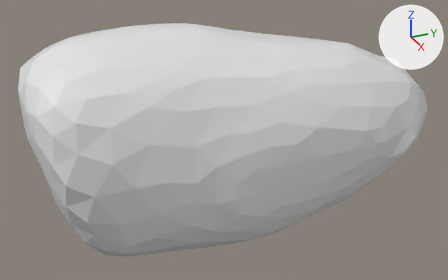
One commit to the OBJ model models/viewmodel.obj: the scene before it, then after it.
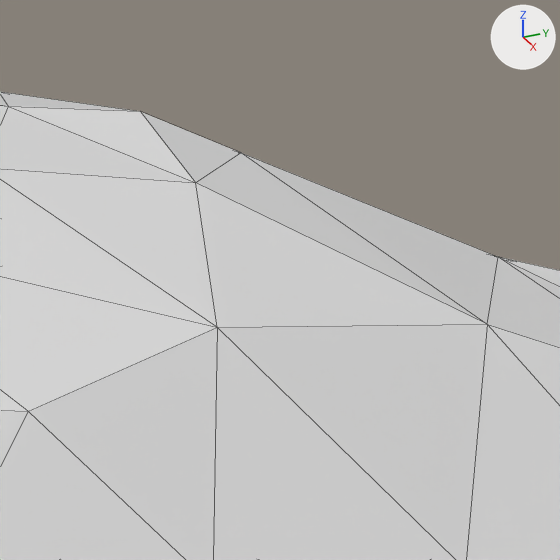
There are two pictures of each version: one whole from a 50 mm camera at (1.568, -0.458, 0.79) aimed at (-0.04, 0.266, -0.014), one close up on the part from 75% to 86% of the width and 12% to 29% of the height. The axes (+X, +Y, +Z) are drawn at upper right. The lights are the same throughout. The close-ups show mesh edges as thin lines. Where no turn or scale is listed for an object, it has been applied to the vertices.

Before the edit, the objects in view are built like this:
```python
me_sphere = bpy.data.meshes.new('Sphere')
me_sphere.from_pydata(...)  # 444 vertices, 884 faces; spans x -0.345..0.282, y -0.322..0.996, z -0.3..0.365
me_sphere.materials.append(mat_none)  # white #e7e7e7
ob_sphere = bpy.data.objects.new('Sphere', me_sphere)
ob_sphere.location = (0.0, 0.0, 0.0)
```
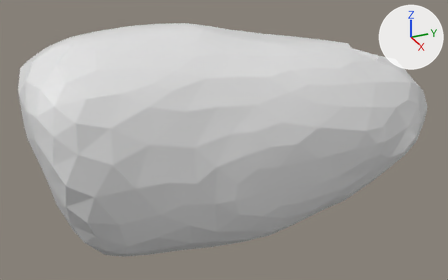
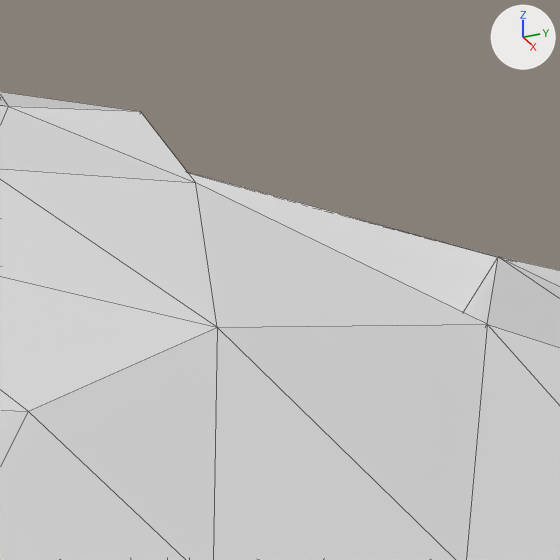
Commit message: Viewmodel work

What changed in the scene script:
```text
Change me_sphere:
    where me_sphere.from_pydata(...)  # 444 vertices, 884 faces; spans x -0.345..0.282, y -0.322..0.996, z -0.3..0.365
    used by ob_sphere; location = (0.0, 0.0, 0.0)
    me_sphere part 1
    me_sphere.vertices[374].co: (0.045, 0.673, 0.259) -> (0.045, 0.673, 0.092)  # pixel (241, 152) -> not seen
```

Where the change shows, as pixel boxes (x1, y1, x2, y2) in the close-ups (560 x 560 px; the box of a moved part takes in the faces that stretch with it):
part 1 of me_sphere, moved or reshaped
    before: (140, 111, 498, 324)
    after: (188, 172, 498, 324)
